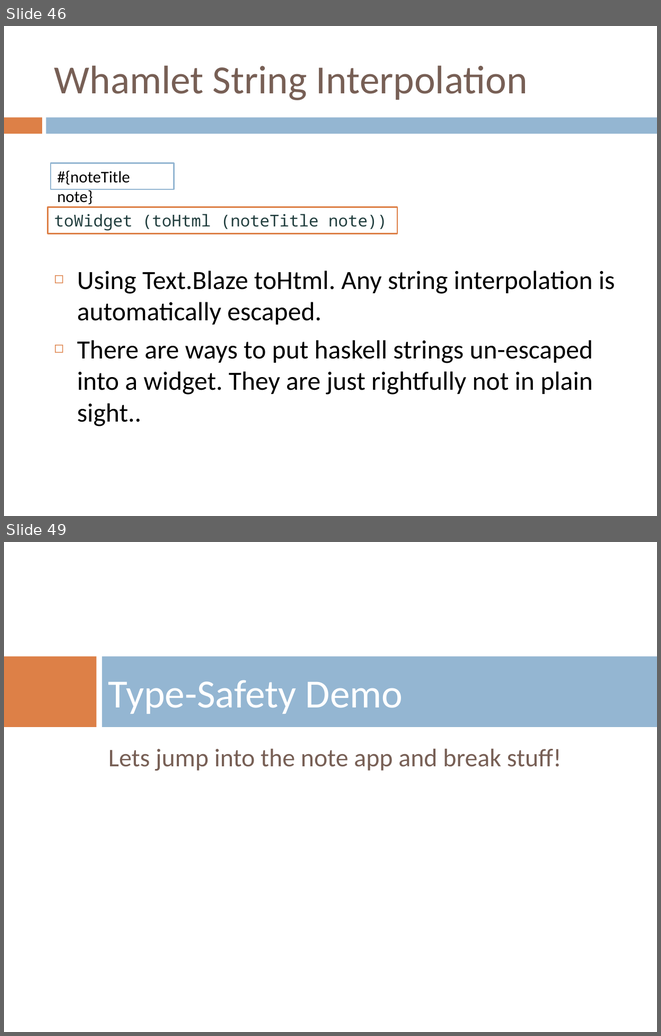
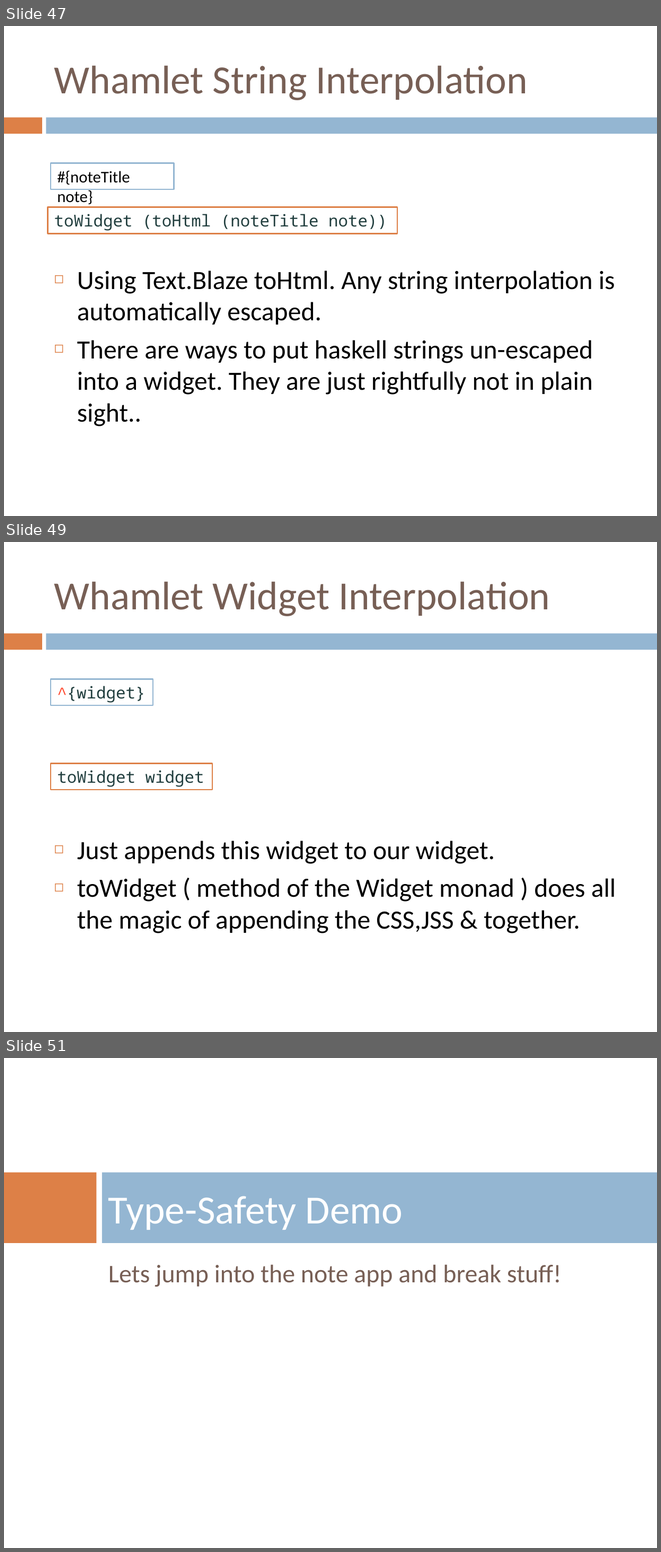
Before and after one commit to benkolera/talk-yesod, a slide deck: TypeSafeWebDevWithYesodAndHaskell.pptx. Shown one above the other, each under a label of ours: slides 46 and 49 before the commit, slides 47, 49 and 51 after it; the slides between them are not shown. The pictures are 661x1036 and 661x1552 pixels, drawn with LibreOffice and Linux fonts; fonts in the diff are those of the drawing; background and template pictures are left out. Boxes give left, top, right and bottom in pixels: in the first picture for what was removed or moved away, otherwise in the second. Text is boxed around its words. In the diff, an @@ line names an element or a change of style, - is before the commit and + after.

```diff
--- a/TypeSafeWebDevWithYesodAndHaskell.pptx
+++ b/TypeSafeWebDevWithYesodAndHaskell.pptx
@@ slide 49 added at (x1=4, y1=542, x2=657, y2=1032), background #FFFFFF; not listed: 2 template elements that a slide beside it also shows @@
@@ title added at (x1=54, y1=581, x2=550, y2=616), 44 pt, text #775F55 @@
+Whamlet Widget Interpolation
@@ rectangle added at (x1=51, y1=679, x2=153, y2=705), fill #FFFFFF, outline #94B6D2 1.5 pt, 18 pt, text #213E3E @@
+^{widget}
@@ rectangle added at (x1=51, y1=764, x2=212, y2=790), fill #FFFFFF, outline #DD8047 1.5 pt, 18 pt, text #213E3E @@
+toWidget widget
@@ text added at (x1=77, y1=840, x2=616, y2=933), 29 pt, text #000000 @@
+◻ Just appends this widget to our widget.
+◻ toWidget ( method of the Widget monad ) does all the magic of appending the CSS,JSS & together.
@@ what was slide 46 is now slide 47 @@
@@ what was slide 49 is now slide 51 @@
```
Also in this commit, not shown: 3 slides changed, 8 other slides added, 2 slides removed, 2 other files.
